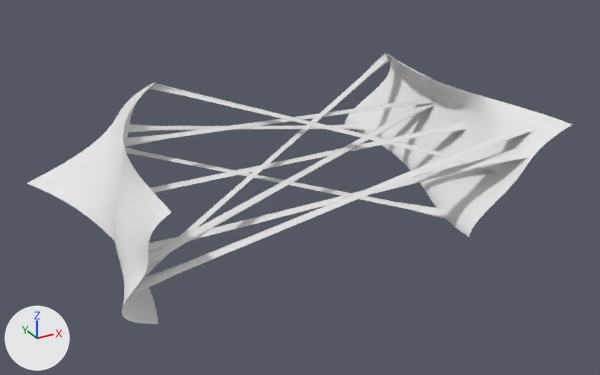
A saved change to the glTF model assets/greendensity1.glb.
Before and after are seen from a 50 mm lens placed at (-2.97, -6.31, 5.34), pointed at (0.45, -0.11, 2.24). Arrows for +X, +Y and +Z are at lower left; the lights stay in place. Where no turn or scale is listed for an object, it has been applied to the vertices.

Names of what the first picture shows: '0'.
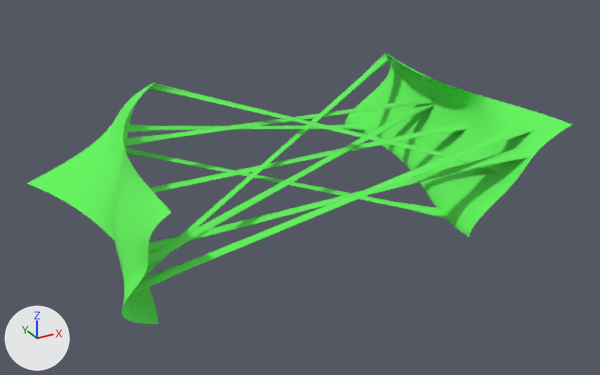
Location of each change, [x1, y1, x2, y2] in pixels of the pictures (600 x 375 px):
'0', recoloured (white to green)
    both: [27, 51, 573, 324]

Diff of the bpy script that builds the scene:
```diff
--- a/assets/greendensity1.glb.py
+++ b/assets/greendensity1.glb.py
@@ img_image_0 @@
+img_image_0 = load_image('Image_0', '_unpacked/Image_0', 564, 1128, 'sRGB')
@@ mat_material_0 @@
+mat_material_0 = bpy.data.materials.new('Material_0')
+# colours: green #62f25c
+# uses the picture img_image_0
@@ me_mesh_0 @@
 me_mesh_0.from_pydata(...)  # 18144 vertices, 35520 faces; spans x -1.7..2.57, y -1.46..1.54, z 2.1..2.94
+me_mesh_0.materials.append(mat_material_0)
```
